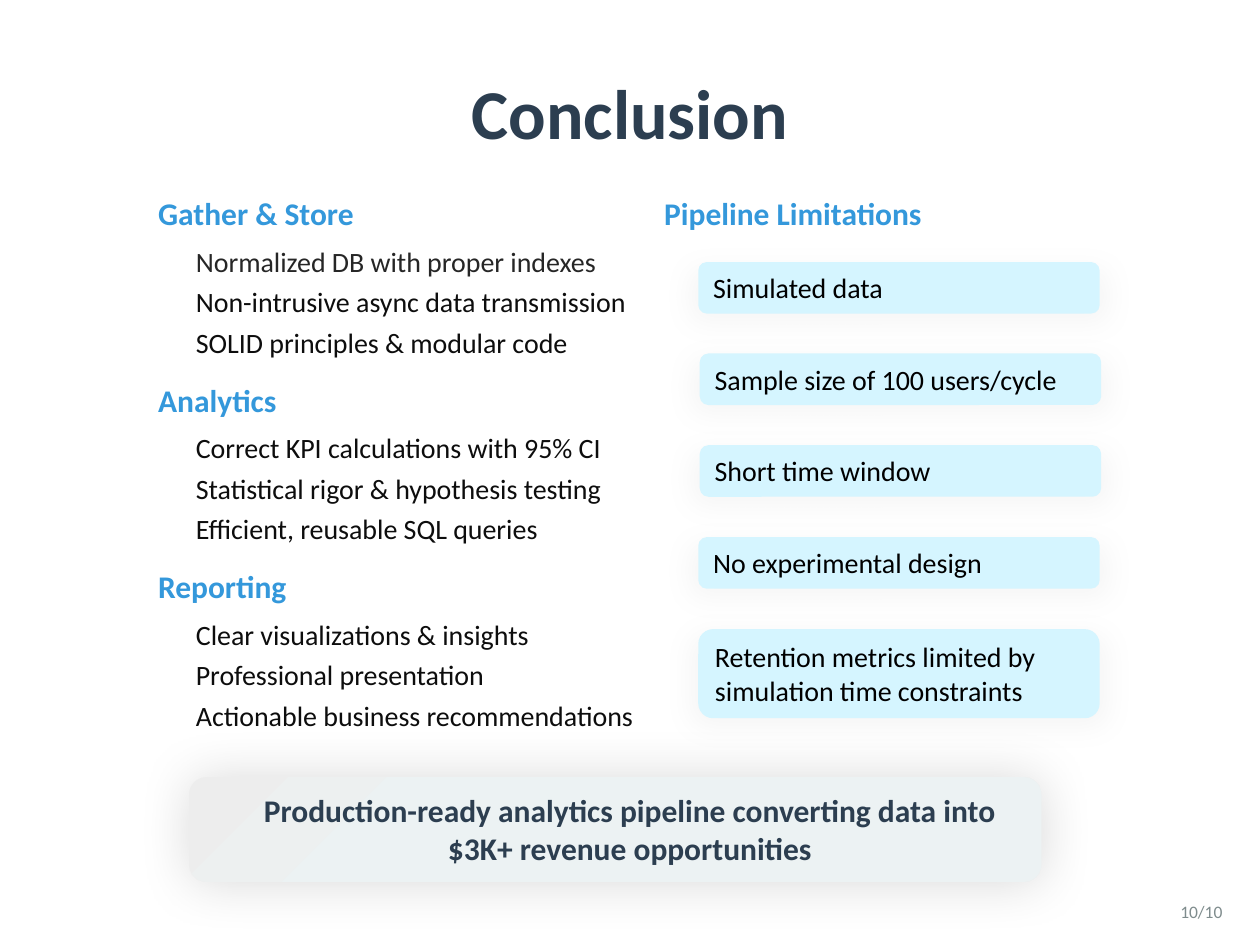
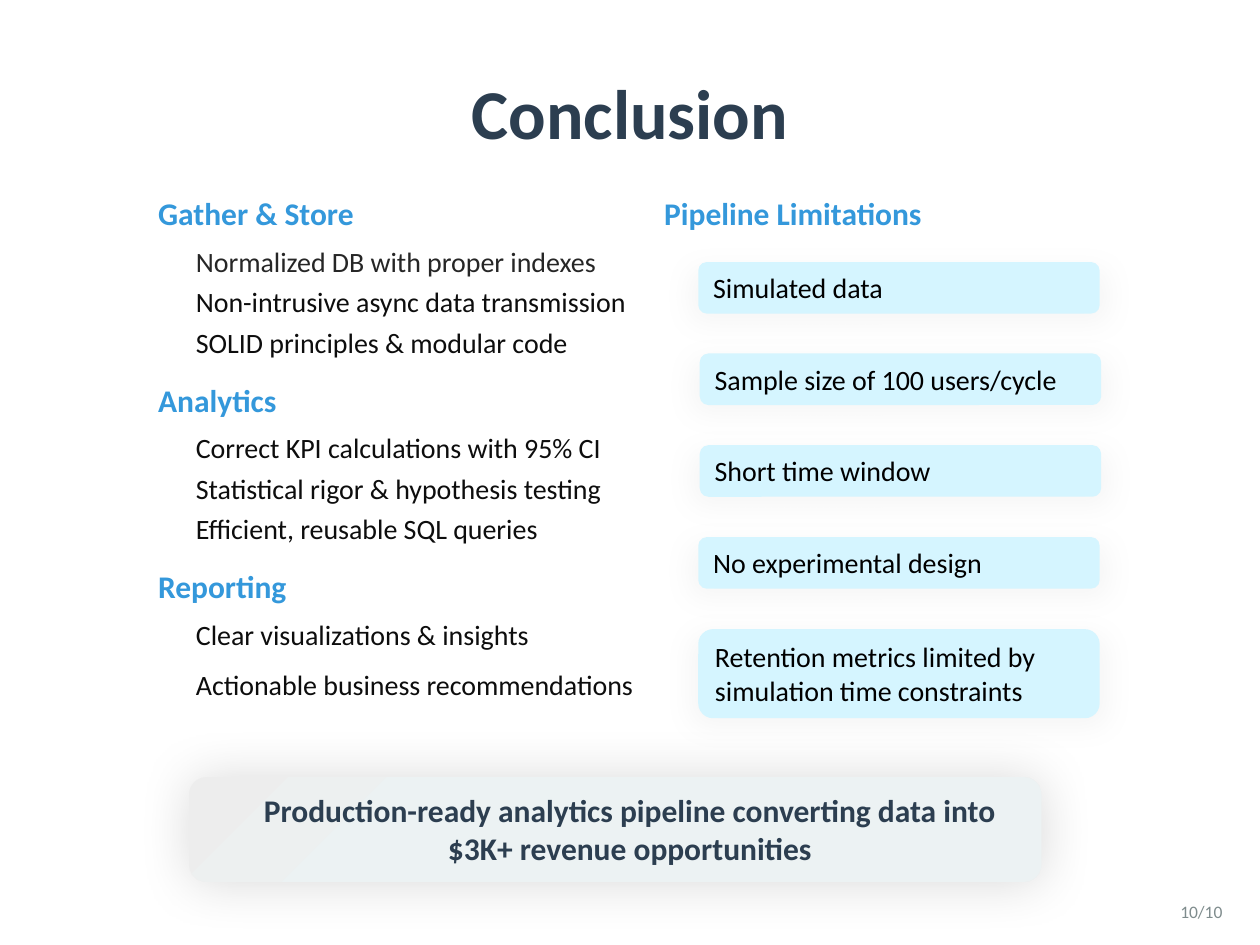
Before and after one commit to yiwei79/GameData_Analysis_Projects, a slide deck: slide 12 of Delivery 1 KPIs/Deliverables/To Deliver/Game_Analytics_Presentation.pptx (slide 10 before the commit). Drawn at 1260x945 pixels with LibreOffice and Linux fonts; fonts in the diff are those of the drawing. Boxes give left, top, right and bottom in pixels: in the first picture for what was removed or moved away, otherwise in the second. Text is boxed around its words. In the diff, an @@ line names an element or a change of style, - is before the commit and + after.

```diff
--- a/Delivery 1 KPIs/Deliverables/To Deliver/Game_Analytics_Presentation.pptx
+++ b/Delivery 1 KPIs/Deliverables/To Deliver/Game_Analytics_Presentation.pptx
@@ text "Actionable business recommendations": place and size @@
-text "Actionable business recommendations" at [196, 706, 633, 727]
+text "Actionable business recommendations" at [196, 675, 633, 696]
@@ text removed at [196, 665, 484, 690] @@
-Professional presentation
```
Also in this commit, not shown: 3 other slides changed, 2 slides added, 19 other files.
